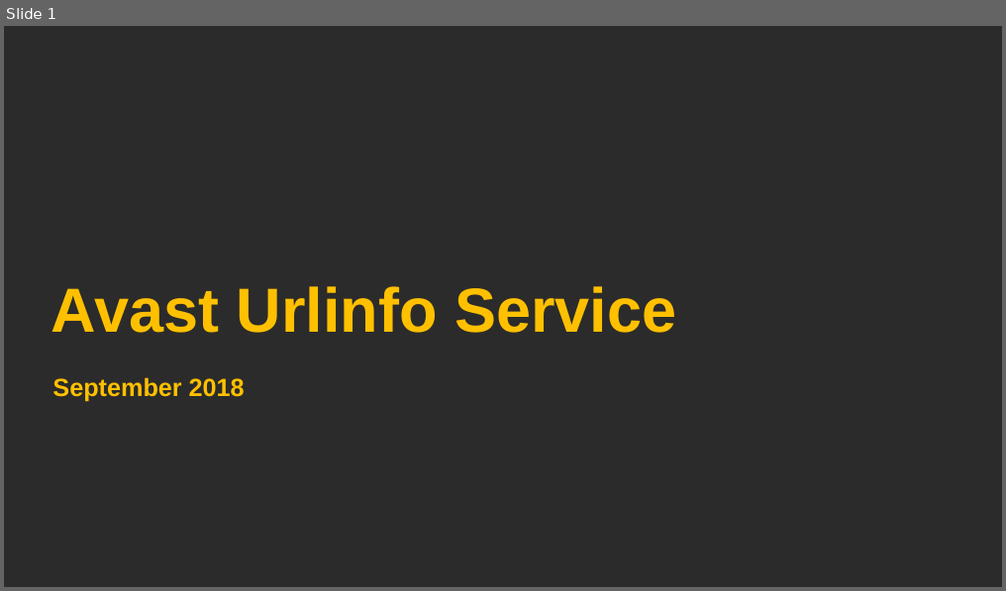
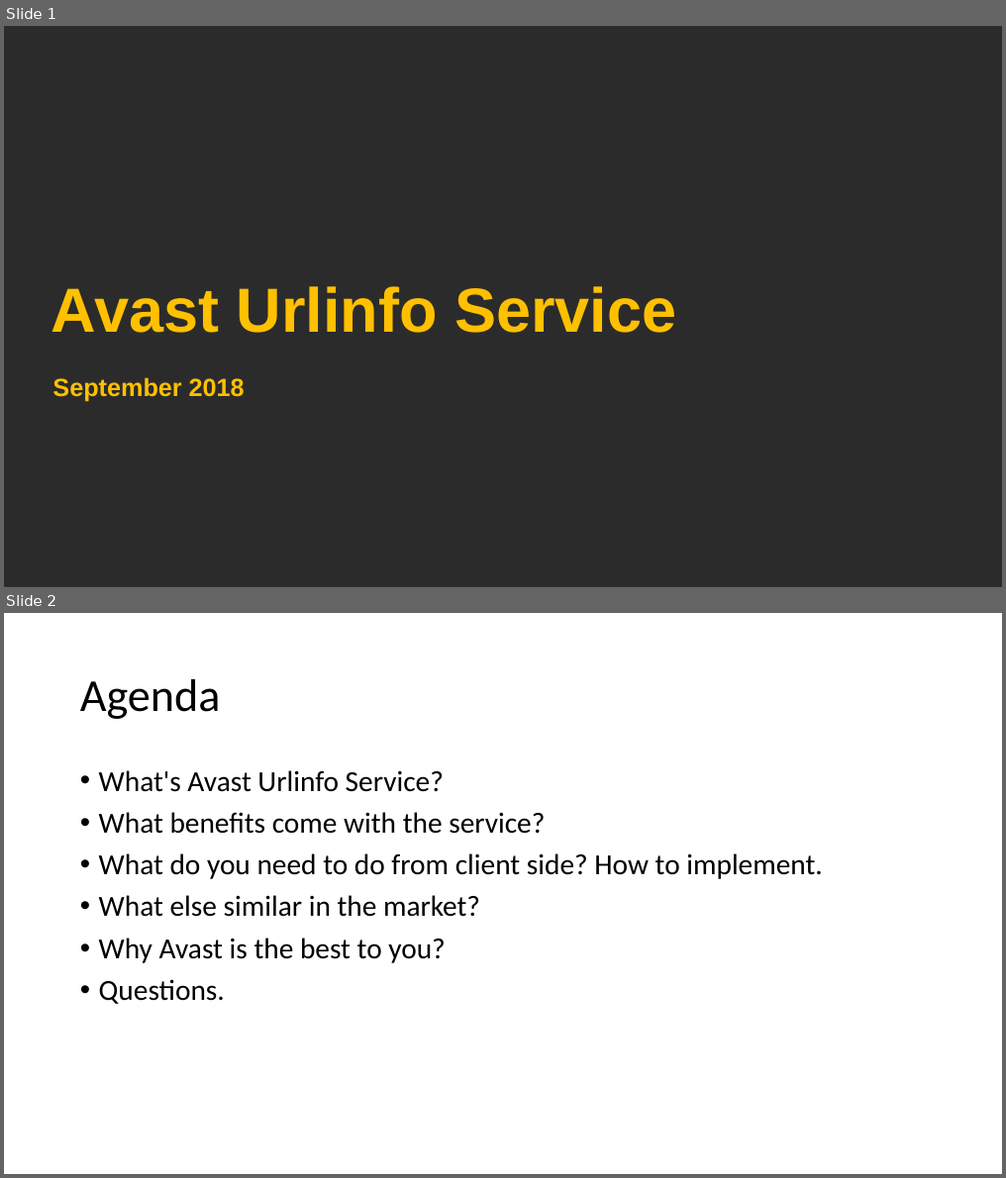
Before and after one commit to jacqbb/webscan, a slide deck: urlinfo_presentation.pptx. Shown one above the other, each under a label of ours: slide 1 before the commit, slides 1 and 2 after it. The pictures are 1006x591 and 1006x1178 pixels, drawn with LibreOffice and Linux fonts; fonts in the diff are those of the drawing; background and template pictures are left out; a plain dark background stands for a picture behind light text. Boxes give left, top, right and bottom in pixels: in the first picture for what was removed or moved away, otherwise in the second. Text is boxed around its words. In the diff, an @@ line names an element or a change of style, - is before the commit and + after.

Commit message:
add raw agenda as an outline

```diff
--- a/urlinfo_presentation.pptx
+++ b/urlinfo_presentation.pptx
@@ slide 2 added at box(4, 613, 1002, 1174), background #FFFFFF @@
@@ title added at box(80, 679, 221, 719), 44 pt, text #000000 @@
+Agenda
@@ text added at box(99, 770, 822, 1004), 28 pt, text #000000 @@
+• What's Avast Urlinfo Service?
+• What benefits come with the service?
+• What do you need to do from client side? How to implement.
+• What else similar in the market?
+• Why Avast is the best to you?
+• Questions.
```
Also in this commit, not shown: 1 slide removed, 1 other file.
